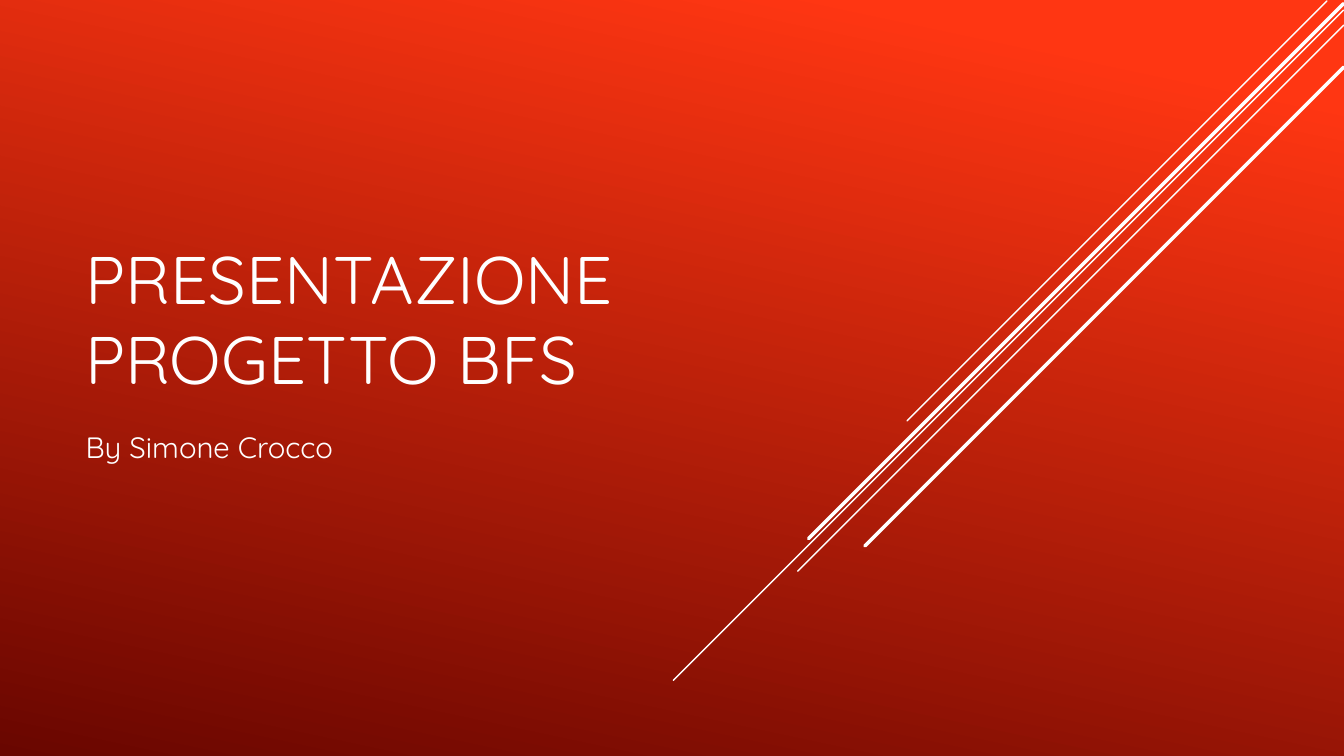
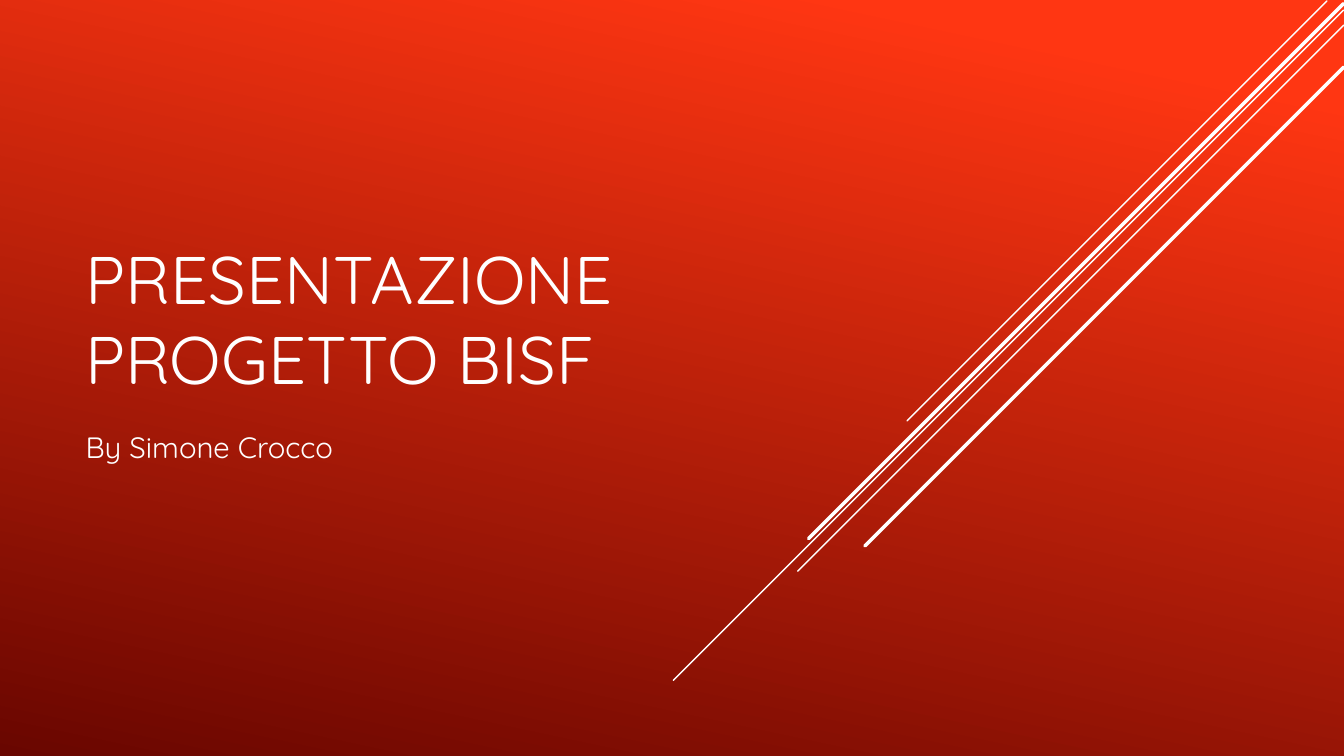
Before and after one commit to Simonotos/BusinessProject, a slide deck: slide 1 of PresentazioneProgettoBFS.pptx. Drawn at 1344x756 pixels with LibreOffice and Linux fonts; fonts in the diff are those of the drawing. Boxes give left, top, right and bottom in pixels: in the first picture for what was removed or moved away, otherwise in the second. Text is boxed around its words. In the diff, an @@ line names an element or a change of style, - is before the commit and + after.

```diff
--- a/PresentazioneProgettoBFS.pptx
+++ b/PresentazioneProgettoBFS.pptx
@@ title at (x1=86, y1=256, x2=613, y2=385): text changed @@
-PRESENTAZIONE PROGETTO BFS
+PRESENTAZIONE PROGETTO BISF
```
Also in this commit, not shown: 7 other slides changed, 1 slide added.
